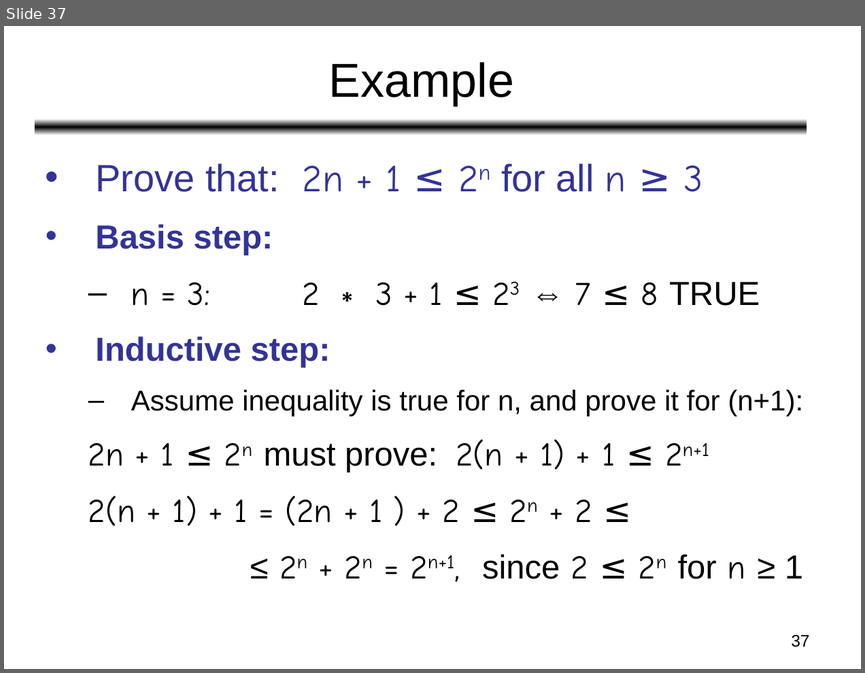
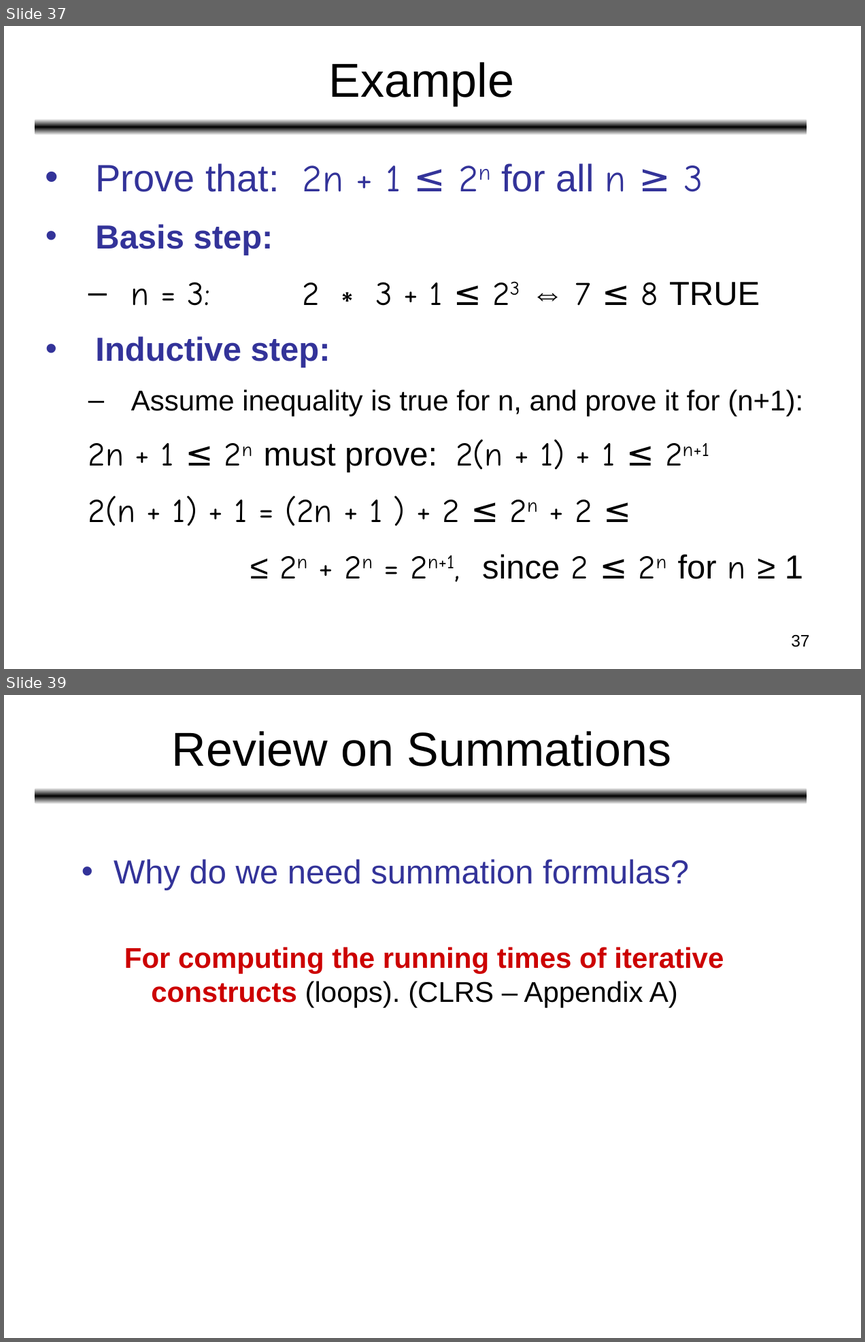
Before and after one commit to Emadalsuwat/emadalsuwat.github.io, a slide deck: algorithms/Lecture 1.ppt. Shown one above the other, each under a label of ours: slide 37 before the commit, slides 37 and 39 after it; the slides between them are not shown. The pictures are 865x673 and 865x1342 pixels, drawn with LibreOffice and Linux fonts; fonts in the diff are those of the drawing. Boxes give left, top, right and bottom in pixels: in the first picture for what was removed or moved away, otherwise in the second. Text is boxed around its words. In the diff, an @@ line names an element or a change of style, - is before the commit and + after.

```diff
--- a/algorithms/Lecture 1.ppt
+++ b/algorithms/Lecture 1.ppt
@@ slide 39 added at box(4, 695, 861, 1338), background #FFFFFF; not listed: 1 template element that a slide beside it also shows @@
@@ title added at box(172, 731, 672, 766), 40 pt, text #000000 @@
+Review on Summations
@@ text added at box(113, 859, 723, 1008), 24 pt, text #CC0000 @@
+• Why do we need summation formulas?
+  For computing the running times of iterative constructs (loops). (CLRS – Appendix A)
```
Also in this commit, not shown: 1 slide changed, 7 other slides added.
